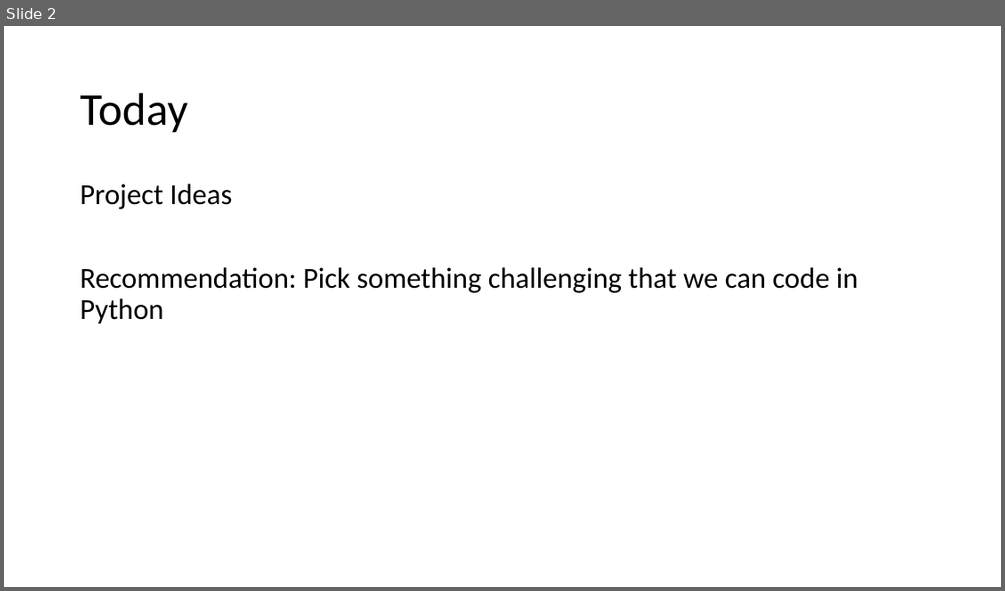
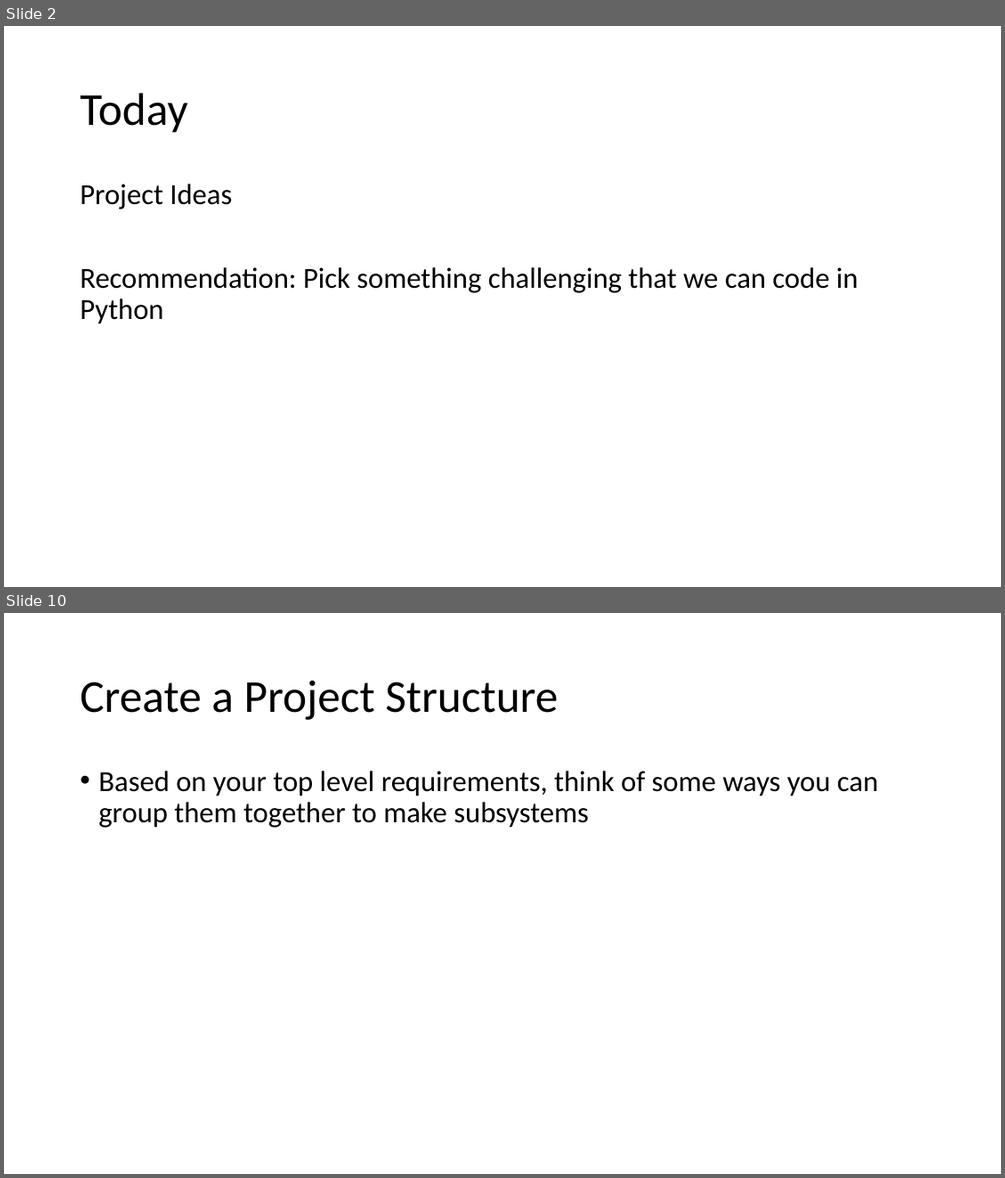
Before and after one commit to jlwgong/hangman, a slide deck: presentations/archive/Engineering III.pptx. Shown one above the other, each under a label of ours: slide 2 before the commit, slides 2 and 10 after it; the slides between them are not shown. The pictures are 1005x591 and 1005x1178 pixels, drawn with LibreOffice and Linux fonts; fonts in the diff are those of the drawing. Boxes give left, top, right and bottom in pixels: in the first picture for what was removed or moved away, otherwise in the second. Text is boxed around its words. In the diff, an @@ line names an element or a change of style, - is before the commit and + after.

```diff
--- a/presentations/archive/Engineering III.pptx
+++ b/presentations/archive/Engineering III.pptx
@@ slide 10 added at box(4, 613, 1001, 1174), background #FFFFFF @@
@@ title added at box(80, 680, 558, 720), 44 pt, text #000000 @@
+Create a Project Structure
@@ text added at box(98, 771, 878, 827), 28 pt, text #000000 @@
+• Based on your top level requirements, think of some ways you can group them together to make subsystems
```
Also in this commit, not shown: 3 slides changed, 9 other slides added, 1 slide removed, 9 other files.
